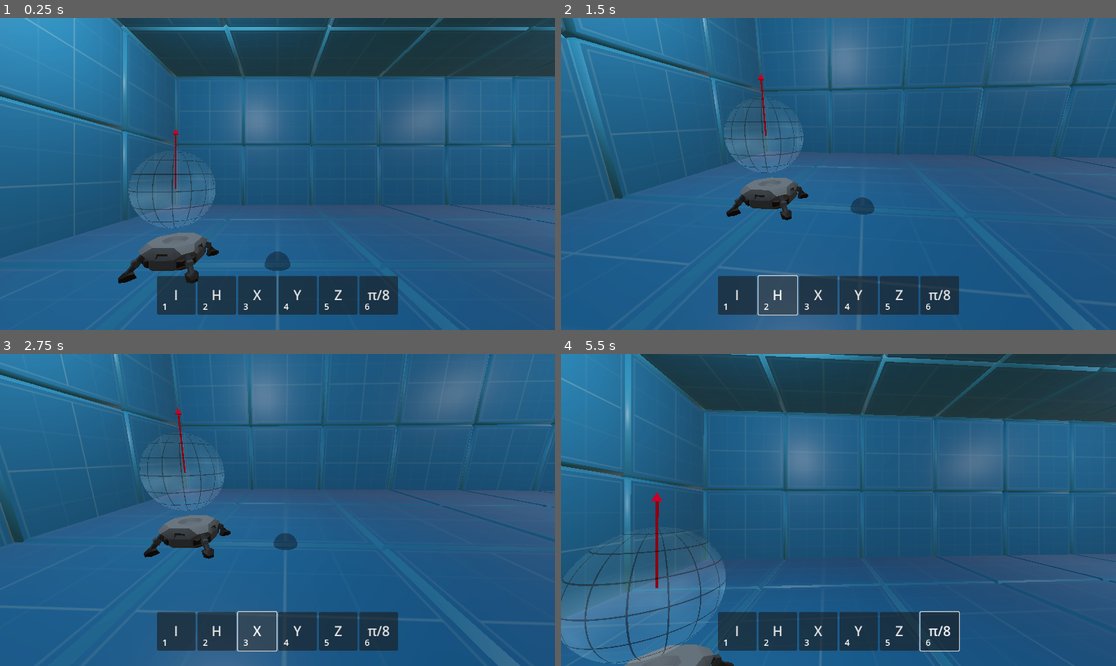
Above: before the commit, frames 1-4 (two rows, left to right).
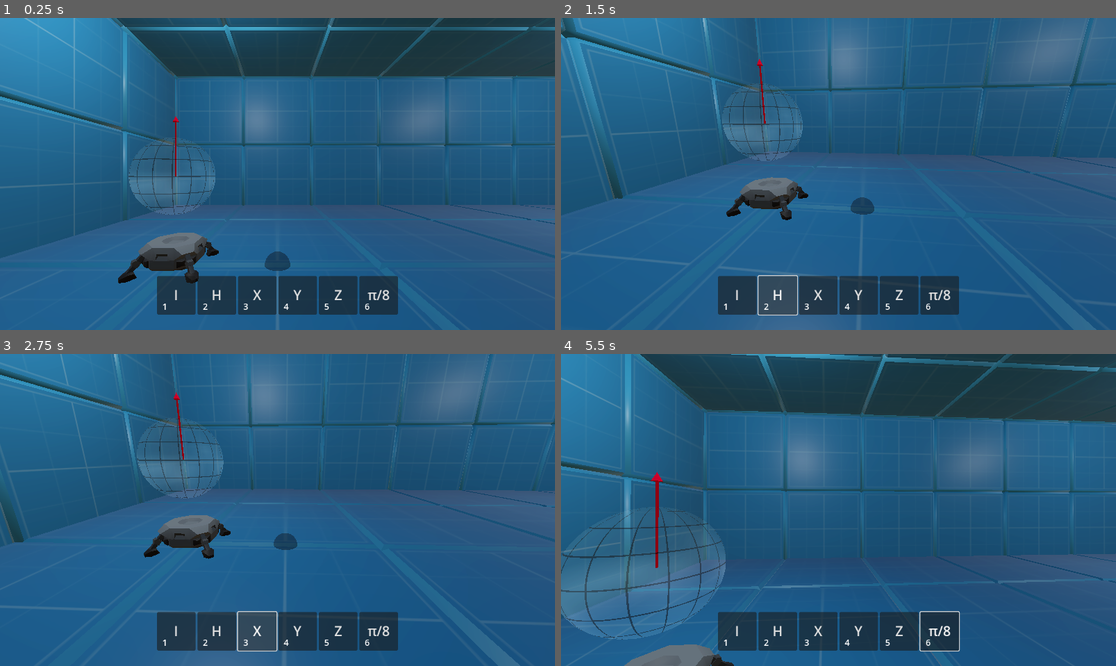
Above: after the commit, the same moments.

Repository: tdejong00/qugame
Game: Godot game, scene res://scenes/levels/main.tscn
Two runs of this game, one before a commit and one after it. Both use one fixed random seed, a clock stepped at 60 frames per second and the inputs below.
Inputs (mouse positions are in pixels of both pictures, inside the frame that each line leads up to):
- Up to frame 1 (0.25 s): no input
- Up to frame 2 (1.5 s): click "I" at 0.5 s; click "H" at 1.25 s
- Up to frame 3 (2.75 s): click "X" at 2 s
- Up to frame 4 (5.5 s): click "Y" at 2.75 s; click "Z" at 3.5 s; click "π/8" at 4.25 s; tap Enter at 5 s; move the mouse to (866, 510) at 5.02 s; hold W (move_up) from 5.03 s (still down); tap F (interact) at 5.1 s; tap Space (jump) at 5.27 s

The runs differ from the first frame. In frame 1, 0.9% of the frame differs, in the area x 23-39%, y 31-68%; in frame 2, 0.8%; in frame 3, 0.9%; in frame 4, 2.7%, in the area x 0-30%, y 37-100%.
Error after the commit: Parse Error: Identifier "is_gold" not declared in the current scope. (res://scenes/objects/qubit/qubit.gd:42)

Commit message:
Refactor quantum gate scenes
It was not really necessary to have a separate scene for every possible
gate. Now, an enum is used to identify the type of the gate.

Diff:
--- a/scenes/objects/circuit/quantum_gate_slot.tscn
+++ /dev/null
@@ -1,32 +0,0 @@
-[gd_scene load_steps=5 format=3 uid="uid://65xnlas5jt2i"]
-
-[ext_resource type="Script" path="res://scenes/objects/circuit/quantum_gate_slot.gd" id="1_fk7hm"]
-
-[sub_resource type="StandardMaterial3D" id="StandardMaterial3D_p72o7"]
-transparency = 1
-albedo_color = Color(0.1, 0.1, 0.1, 0.4)
-
-[sub_resource type="SphereMesh" id="SphereMesh_umt0p"]
-material = SubResource("StandardMaterial3D_p72o7")
-radius = 0.25
-height = 0.25
-is_hemisphere = true
-
-[sub_resource type="SphereShape3D" id="SphereShape3D_elb6m"]
-radius = 0.25
-
-[node name="QuantumGateSlot" type="Node3D" groups=["circuit"]]
-script = ExtResource("1_fk7hm")
-
-[node name="Base" type="Node3D" parent="."]
-
-[node name="StaticBody3D" type="StaticBody3D" parent="Base"]
-collision_layer = 2
-collision_mask = 0
-
-[node name="MeshInstance3D" type="MeshInstance3D" parent="Base/StaticBody3D"]
-mesh = SubResource("SphereMesh_umt0p")
-skeleton = NodePath("../..")
-
-[node name="CollisionShape3D" type="CollisionShape3D" parent="Base/StaticBody3D"]
-shape = SubResource("SphereShape3D_elb6m")
--- a/scenes/objects/gates/hadamard_gate/hadamard_gate.gd
+++ /dev/null
@@ -1,12 +0,0 @@
-## Represents an hadamard quantum gate.
-class_name HadamardGate extends QuantumGate
-
-## Resource path for creating instances of the scene.
-const SCENE: PackedScene = preload("res://scenes/objects/gates/hadamard_gate/hadamard_gate.tscn")
-
-func _init() -> void:
-    var sqrt_2_inv = 1.0 / sqrt(2.0)
-    _matrix = [
-        Vector2(sqrt_2_inv, 0.0), Vector2(sqrt_2_inv, 0.0),
-        Vector2(sqrt_2_inv, 0.0), Vector2(-sqrt_2_inv, 0.0)
-    ]
--- a/scenes/objects/gates/hadamard_gate/hadamard_gate.tscn
+++ /dev/null
@@ -1,25 +0,0 @@
-[gd_scene load_steps=6 format=3 uid="uid://dnn7gxjnik7iw"]
-
-[ext_resource type="Script" path="res://scenes/objects/gates/hadamard_gate/hadamard_gate.gd" id="1_2r02u"]
-[ext_resource type="PackedScene" uid="uid://bealr5knvwopx" path="res://addons/kaykit_space_base_bits/Assets/gltf/roofmodule_base.gltf" id="2_fxecc"]
-[ext_resource type="Material" uid="uid://b1yn56oqf1vd1" path="res://assets/materials/grey.tres" id="3_poxhu"]
-
-[sub_resource type="ShaderMaterial" id="ShaderMaterial_cv1ar"]
-
-[sub_resource type="TextMesh" id="TextMesh_fefgh"]
-material = ExtResource("3_poxhu")
-text = "H"
-font_size = 96
-depth = 0.1
-
-[node name="HadamardGate" type="Node3D"]
-script = ExtResource("1_2r02u")
-
-[node name="Base" parent="." instance=ExtResource("2_fxecc")]
-transform = Transform3D(1, 0, 0, 0, 1, 0, 0, 0, 1, 0, 0.1, 0)
-
-[node name="TextMeshInstance" type="MeshInstance3D" parent="Base"]
-transform = Transform3D(1, 0, 0, 0, -4.37114e-08, 1, 0, -1, -4.37114e-08, 0, 0.15, 0)
-material_overlay = SubResource("ShaderMaterial_cv1ar")
-mesh = SubResource("TextMesh_fefgh")
-skeleton = NodePath("")
--- a/scenes/objects/gates/identity_gate/identity_gate.gd
+++ /dev/null
@@ -1,12 +0,0 @@
-## Represents an identity quantum gate.
-class_name IdentityGate extends QuantumGate
-
-## Resource path for creating instances of the scene.
-const SCENE: PackedScene = preload("res://scenes/objects/gates/identity_gate/identity_gate.tscn")
-
-
-func _init() -> void:
-    _matrix = [
-        Vector2(1.0, 0.0), Vector2(0.0, 0.0),
-        Vector2(0.0, 0.0), Vector2(1.0, 0.0)
-    ]
--- a/scenes/objects/gates/identity_gate/identity_gate.tscn
+++ /dev/null
@@ -1,22 +0,0 @@
-[gd_scene load_steps=5 format=3 uid="uid://c22a2s455orx7"]
-
-[ext_resource type="Script" path="res://scenes/objects/gates/identity_gate/identity_gate.gd" id="1_75w2r"]
-[ext_resource type="PackedScene" uid="uid://bealr5knvwopx" path="res://addons/kaykit_space_base_bits/Assets/gltf/roofmodule_base.gltf" id="2_ia31d"]
-[ext_resource type="Material" uid="uid://b1yn56oqf1vd1" path="res://assets/materials/grey.tres" id="3_m06wf"]
-
-[sub_resource type="TextMesh" id="TextMesh_3op8q"]
-material = ExtResource("3_m06wf")
-text = "I"
-font_size = 96
-depth = 0.1
-
-[node name="IdentityGate" type="Node3D"]
-script = ExtResource("1_75w2r")
-
-[node name="Base" parent="." instance=ExtResource("2_ia31d")]
-transform = Transform3D(1, 0, 0, 0, 1, 0, 0, 0, 1, 0, 0.1, 0)
-
-[node name="TextMeshInstance" type="MeshInstance3D" parent="Base"]
-transform = Transform3D(1, 0, 0, 0, -4.37114e-08, 1, 0, -1, -4.37114e-08, 0, 0.15, 0)
-mesh = SubResource("TextMesh_3op8q")
-skeleton = NodePath("")
--- a/scenes/objects/gates/pauli_x_gate/pauli_x_gate.gd
+++ /dev/null
@@ -1,12 +0,0 @@
-## Represents a Pauli-X quantum gate.
-class_name PauliXGate extends QuantumGate
-
-## Resource path for creating instances of the scene.
-const SCENE: PackedScene = preload("res://scenes/objects/gates/pauli_x_gate/pauli_x_gate.tscn")
-
-
-func _init() -> void:
-	_matrix = [
-		Vector2(0.0, 0.0), Vector2(1.0, 0.0),
-		Vector2(1.0, 0.0), Vector2(0.0, 0.0)
-	]
--- a/scenes/objects/gates/pauli_x_gate/pauli_x_gate.tscn
+++ /dev/null
@@ -1,22 +0,0 @@
-[gd_scene load_steps=5 format=3 uid="uid://t5tk3vg1fiy"]
-
-[ext_resource type="Material" uid="uid://b1yn56oqf1vd1" path="res://assets/materials/grey.tres" id="3_kedau"]
-[ext_resource type="Script" path="res://scenes/objects/gates/pauli_x_gate/pauli_x_gate.gd" id="3_khlan"]
-[ext_resource type="PackedScene" uid="uid://bealr5knvwopx" path="res://addons/kaykit_space_base_bits/Assets/gltf/roofmodule_base.gltf" id="4_g4p5w"]
-
-[sub_resource type="TextMesh" id="TextMesh_t2vg5"]
-material = ExtResource("3_kedau")
-text = "X"
-font_size = 96
-depth = 0.1
-
-[node name="PauliXGate" type="Node3D"]
-script = ExtResource("3_khlan")
-
-[node name="Base" parent="." instance=ExtResource("4_g4p5w")]
-transform = Transform3D(1, 0, 0, 0, 1, 0, 0, 0, 1, 0, 0.1, 0)
-
-[node name="TextMeshInstance" type="MeshInstance3D" parent="Base"]
-transform = Transform3D(1, 0, 0, 0, -4.37114e-08, 1, 0, -1, -4.37114e-08, 0, 0.15, 0)
-mesh = SubResource("TextMesh_t2vg5")
-skeleton = NodePath("")
--- a/scenes/objects/gates/pauli_y_gate/pauli_y_gate.gd
+++ /dev/null
@@ -1,12 +0,0 @@
-## Represents a Pauli-Y quantum gate.
-class_name PauliYGate extends QuantumGate
-
-## Resource path for creating instances of the scene.
-const SCENE: PackedScene = preload("res://scenes/objects/gates/pauli_y_gate/pauli_y_gate.tscn")
-
-
-func _init() -> void:
-    _matrix = [
-        Vector2(0.0, 0.0), Vector2(0.0, -1.0),
-        Vector2(0.0, 1.0), Vector2(0.0, 0.0)
-    ]
--- a/scenes/objects/gates/pauli_y_gate/pauli_y_gate.tscn
+++ /dev/null
@@ -1,22 +0,0 @@
-[gd_scene load_steps=5 format=3 uid="uid://jwahwo270x0"]
-
-[ext_resource type="Script" path="res://scenes/objects/gates/pauli_y_gate/pauli_y_gate.gd" id="1_ja188"]
-[ext_resource type="PackedScene" uid="uid://bealr5knvwopx" path="res://addons/kaykit_space_base_bits/Assets/gltf/roofmodule_base.gltf" id="2_qtbkd"]
-[ext_resource type="Material" uid="uid://b1yn56oqf1vd1" path="res://assets/materials/grey.tres" id="3_olkms"]
-
-[sub_resource type="TextMesh" id="TextMesh_wklvg"]
-material = ExtResource("3_olkms")
-text = "Y"
-font_size = 96
-depth = 0.1
-
-[node name="PauliYGate" type="Node3D"]
-script = ExtResource("1_ja188")
-
-[node name="Base" parent="." instance=ExtResource("2_qtbkd")]
-transform = Transform3D(1, 0, 0, 0, 1, 0, 0, 0, 1, 0, 0.1, 0)
-
-[node name="TextMeshInstance" type="MeshInstance3D" parent="Base"]
-transform = Transform3D(1, 0, 0, 0, -4.37114e-08, 1, 0, -1, -4.37114e-08, 0, 0.15, 0)
-mesh = SubResource("TextMesh_wklvg")
-skeleton = NodePath("")
--- a/scenes/objects/gates/pauli_z_gate/pauli_z_gate.gd
+++ /dev/null
@@ -1,12 +0,0 @@
-## Represents a Pauli-Z quantum gate.
-class_name PauliZGate extends QuantumGate
-
-## Resource path for creating instances of the scene.
-const SCENE: PackedScene = preload("res://scenes/objects/gates/pauli_z_gate/pauli_z_gate.tscn")
-
-
-func _init() -> void:
-	_matrix = [
-		Vector2(1.0, 0.0), Vector2(0.0, 0.0),
-		Vector2(0.0, 0.0), Vector2(-1.0, 0.0)
-	]
--- a/scenes/objects/gates/pauli_z_gate/pauli_z_gate.tscn
+++ /dev/null
@@ -1,22 +0,0 @@
-[gd_scene load_steps=5 format=3 uid="uid://g8b0hd2vy2k0"]
-
-[ext_resource type="Script" path="res://scenes/objects/gates/pauli_z_gate/pauli_z_gate.gd" id="1_kx56a"]
-[ext_resource type="PackedScene" uid="uid://bealr5knvwopx" path="res://addons/kaykit_space_base_bits/Assets/gltf/roofmodule_base.gltf" id="2_8g7r5"]
-[ext_resource type="Material" uid="uid://b1yn56oqf1vd1" path="res://assets/materials/grey.tres" id="3_64hlp"]
-
-[sub_resource type="TextMesh" id="TextMesh_gslxb"]
-material = ExtResource("3_64hlp")
-text = "Z"
-font_size = 96
-depth = 0.1
-
-[node name="PauliYGate" type="Node3D"]
-script = ExtResource("1_kx56a")
-
-[node name="Base" parent="." instance=ExtResource("2_8g7r5")]
-transform = Transform3D(1, 0, 0, 0, 1, 0, 0, 0, 1, 0, 0.1, 0)
-
-[node name="TextMeshInstance" type="MeshInstance3D" parent="Base"]
-transform = Transform3D(1, 0, 0, 0, -4.37114e-08, 1, 0, -1, -4.37114e-08, 0, 0.15, 0)
-mesh = SubResource("TextMesh_gslxb")
-skeleton = NodePath("")
--- a/scenes/objects/gates/pi_8_gate/pi_8_gate.gd
+++ /dev/null
@@ -1,15 +0,0 @@
-## Represents a π/8 quantum gate.
-class_name Paulipi8Gate extends QuantumGate
-
-## Resource path for creating instances of the scene.
-const SCENE: PackedScene = preload("res://scenes/objects/gates/pi_8_gate/pi_8_gate.tscn")
-
-
-func _init() -> void:
-	## Here we use Euler's formula to decompose e^iπ/4 into real and imaginary parts, both
-	## of value 1 over square root of 2.
-	var sqrt_2_inv = 1.0 / sqrt(2.0)
-	_matrix = [
-		Vector2(1.0, 0.0), Vector2(0.0, 0.0),
-		Vector2(0.0, 0.0), Vector2(sqrt_2_inv, sqrt_2_inv)
-	]
--- a/scenes/objects/gates/pi_8_gate/pi_8_gate.tscn
+++ /dev/null
@@ -1,22 +0,0 @@
-[gd_scene load_steps=5 format=3 uid="uid://7fwe8i5kgvl3"]
-
-[ext_resource type="Script" path="res://scenes/objects/gates/pi_8_gate/pi_8_gate.gd" id="1_pqybs"]
-[ext_resource type="PackedScene" uid="uid://bealr5knvwopx" path="res://addons/kaykit_space_base_bits/Assets/gltf/roofmodule_base.gltf" id="2_6xint"]
-[ext_resource type="Material" uid="uid://b1yn56oqf1vd1" path="res://assets/materials/grey.tres" id="3_mtl51"]
-
-[sub_resource type="TextMesh" id="TextMesh_ltvg0"]
-material = ExtResource("3_mtl51")
-text = "T"
-font_size = 96
-depth = 0.1
-
-[node name="PauliYGate" type="Node3D"]
-script = ExtResource("1_pqybs")
-
-[node name="Base" parent="." instance=ExtResource("2_6xint")]
-transform = Transform3D(1, 0, 0, 0, 1, 0, 0, 0, 1, 0, 0.1, 0)
-
-[node name="TextMeshInstance" type="MeshInstance3D" parent="Base"]
-transform = Transform3D(1, 0, 0, 0, -4.37114e-08, 1, 0, -1, -4.37114e-08, 0, 0.15, 0)
-mesh = SubResource("TextMesh_ltvg0")
-skeleton = NodePath("")
--- a/scenes/objects/gates/quantum_gate.gd
+++ /dev/null
@@ -1,22 +0,0 @@
-## Represents a quantum gate that can apply transformations to a qubit using a defined matrix.
-class_name QuantumGate extends Node3D
-
-## A 2x2 matrix representing the quantum gate's transformation.
-var _matrix: PackedVector2Array
-
-
-## Applies the quantum gate to the input qubit and propagates the result to the output qubit.
-func propagate(qubit_in: Qubit, qubit_out) -> void:
-    qubit_out.alpha = Vector2(
-        # Real part of new α
-        _matrix[0].x * qubit_in.alpha.x - _matrix[0].y * qubit_in.alpha.y + _matrix[1].x * qubit_in.beta.x - _matrix[1].y * qubit_in.beta.y,
-        # Imaginary part of new α
-        _matrix[0].x * qubit_in.alpha.y + _matrix[0].y * qubit_in.alpha.x + _matrix[1].x * qubit_in.beta.y + _matrix[1].y * qubit_in.beta.x
-    )
-    qubit_out.beta = Vector2(
-        # Real part of new β
-        _matrix[2].x * qubit_in.alpha.x - _matrix[2].y * qubit_in.alpha.y + _matrix[3].x * qubit_in.beta.x - _matrix[3].y * qubit_in.beta.y,
-        # Imaginary part of new β
-        _matrix[2].x * qubit_in.alpha.y + _matrix[2].y * qubit_in.alpha.x + _matrix[3].x * qubit_in.beta.y + _matrix[3].y * qubit_in.beta.x
-    )
-    qubit_out.propagate()
--- /dev/null
+++ b/scenes/objects/quantum_gate/quantum_gate.gd
@@ -0,0 +1,88 @@
+## Represents a quantum gate that can apply transformations to a qubit using a defined matrix.
+class_name QuantumGate extends Node3D
+
+## The possible quantum gate types.
+enum QuantumGateType {
+    IDENTITY,
+    HADAMARD,
+    PAULI_X,
+    PAULI_Y,
+    PAULI_Z,
+    PI_OVER_8,
+}
+
+## Resource path for creating instances of the scene.
+const SCENE: PackedScene = preload("res://scenes/objects/quantum_gate/quantum_gate.tscn")
+
+## The type of this quantum gate.
+@export var gate_type: QuantumGateType
+
+## The mesh instance holding a TextMesh.
+@onready var mesh_instance: MeshInstance3D = $Base/TextMeshInstance
+
+## A 2x2 matrix representing the quantum gate's transformation.
+var _matrix: PackedVector2Array
+
+
+## Initialize text mesh and matrix
+func _ready() -> void:
+    var text_mesh: TextMesh = mesh_instance.mesh
+
+    match gate_type:
+        QuantumGateType.IDENTITY:
+            text_mesh.text = "I"
+            _matrix = [
+                Vector2(1.0, 0.0), Vector2(0.0, 0.0),
+                Vector2(0.0, 0.0), Vector2(1.0, 0.0)
+            ]
+        QuantumGateType.HADAMARD:
+            text_mesh.text = "H"
+            var sqrt_2_inv = 1.0 / sqrt(2.0)
+            _matrix = [
+                Vector2(sqrt_2_inv, 0.0), Vector2(sqrt_2_inv, 0.0),
+                Vector2(sqrt_2_inv, 0.0), Vector2(-sqrt_2_inv, 0.0)
+            ]
+        QuantumGateType.PAULI_X:
+            text_mesh.text = "X"
+            _matrix = [
+                Vector2(0.0, 0.0), Vector2(1.0, 0.0),
+                Vector2(1.0, 0.0), Vector2(0.0, 0.0)
+            ]
+        QuantumGateType.PAULI_Y:
+            text_mesh.text = "Y"
+            _matrix = [
+                Vector2(0.0, 0.0), Vector2(0.0, -1.0),
+                Vector2(0.0, 1.0), Vector2(0.0, 0.0)
+            ]
+        QuantumGateType.PAULI_Z:
+            text_mesh.text = "Z"
+            _matrix = [
+                Vector2(1.0, 0.0), Vector2(0.0, 0.0),
+                Vector2(0.0, 0.0), Vector2(-1.0, 0.0)
+            ]
+        QuantumGateType.PI_OVER_8:
+            text_mesh.text = "T"
+            ## Here we use Euler's formula to decompose e^iπ/4 into real
+            ## and imaginary parts, both of value 1 over square root of 2.
+            var sqrt_2_inv = 1.0 / sqrt(2.0)
+            _matrix = [
+                Vector2(1.0, 0.0), Vector2(0.0, 0.0),
+                Vector2(0.0, 0.0), Vector2(sqrt_2_inv, sqrt_2_inv)
+            ]
+
+
+## Applies the quantum gate to the input qubit and propagates the result to the output qubit.
+func propagate(qubit_in: Qubit, qubit_out) -> void:
+    qubit_out.alpha = Vector2(
+        # Real part of new α
+        _matrix[0].x * qubit_in.alpha.x - _matrix[0].y * qubit_in.alpha.y + _matrix[1].x * qubit_in.beta.x - _matrix[1].y * qubit_in.beta.y,
+        # Imaginary part of new α
+        _matrix[0].x * qubit_in.alpha.y + _matrix[0].y * qubit_in.alpha.x + _matrix[1].x * qubit_in.beta.y + _matrix[1].y * qubit_in.beta.x
+    )
+    qubit_out.beta = Vector2(
+        # Real part of new β
+        _matrix[2].x * qubit_in.alpha.x - _matrix[2].y * qubit_in.alpha.y + _matrix[3].x * qubit_in.beta.x - _matrix[3].y * qubit_in.beta.y,
+        # Imaginary part of new β
+        _matrix[2].x * qubit_in.alpha.y + _matrix[2].y * qubit_in.alpha.x + _matrix[3].x * qubit_in.beta.y + _matrix[3].y * qubit_in.beta.x
+    )
+    qubit_out.propagate()
--- /dev/null
+++ b/scenes/objects/quantum_gate/quantum_gate.tscn
@@ -0,0 +1,24 @@
+[gd_scene load_steps=6 format=3 uid="uid://bib67jbusi5e"]
+
+[ext_resource type="Script" path="res://scenes/objects/quantum_gate/quantum_gate.gd" id="1_4dr3p"]
+[ext_resource type="PackedScene" uid="uid://bealr5knvwopx" path="res://addons/kaykit_space_base_bits/Assets/gltf/roofmodule_base.gltf" id="2_xoba1"]
+[ext_resource type="Material" uid="uid://b1yn56oqf1vd1" path="res://assets/materials/grey.tres" id="3_hjpw3"]
+
+[sub_resource type="ShaderMaterial" id="ShaderMaterial_cv1ar"]
+
+[sub_resource type="TextMesh" id="TextMesh_fefgh"]
+material = ExtResource("3_hjpw3")
+font_size = 96
+depth = 0.1
+
+[node name="QuantumGate" type="Node3D"]
+script = ExtResource("1_4dr3p")
+
+[node name="Base" parent="." instance=ExtResource("2_xoba1")]
+transform = Transform3D(1, 0, 0, 0, 1, 0, 0, 0, 1, 0, 0.1, 0)
+
+[node name="TextMeshInstance" type="MeshInstance3D" parent="Base"]
+transform = Transform3D(1, 0, 0, 0, -4.37114e-08, 1, 0, -1, -4.37114e-08, 0, 0.15, 0)
+material_overlay = SubResource("ShaderMaterial_cv1ar")
+mesh = SubResource("TextMesh_fefgh")
+skeleton = NodePath("")
--- a/scenes/objects/circuit/quantum_gate_slot.gd
+++ b/scenes/objects/quantum_gate_slot/quantum_gate_slot.gd
@@ -1,8 +1,8 @@
 ## Represents a slot within the quantum circuit, containing a quantum gate.
-class_name QuantumCircuitSlot extends Interactable
+class_name QuantumGateSlot extends Interactable
 
 ## Resource path for creating instances of the scene.
-const SCENE: PackedScene = preload("res://scenes/objects/circuit/quantum_gate_slot.tscn")
+const SCENE: PackedScene = preload("res://scenes/objects/quantum_gate_slot/quantum_gate_slot.tscn")
 
 ## The input qubit for this circuit slot.
 @export var qubit_in: Qubit
@@ -11,9 +11,9 @@
 ## The output qubit of this circuit slot.
 @export var qubit_out: Qubit
 ## The next slot of the circuit.
-@export var next_slot: QuantumCircuitSlot
+@export var next_slot: QuantumGateSlot
 
-@onready var base = $Base
+@onready var mesh_instance = $MeshInstance3D
 
 
 ## Instantiates a Qubit at the specified position.
@@ -27,8 +27,8 @@
 
 
 ## Instantiates a QuantumCircuitSlot at the specified position.
-static func create_slot(position: Vector3, qubit: Qubit) -> QuantumCircuitSlot:
-    var slot = QuantumCircuitSlot.SCENE.instantiate()
+static func create_slot(position: Vector3, qubit: Qubit) -> QuantumGateSlot:
+    var slot = QuantumGateSlot.SCENE.instantiate()
     slot.position = position + (2 * Vector3.RIGHT)
     slot.active = true
     slot.qubit_in = qubit
@@ -43,17 +43,18 @@
 
 
 ## Sets the quantum gate of this slot.
-func set_gate(gate_scene: PackedScene) -> void:
+func set_gate(gate_type: QuantumGate.QuantumGateType) -> void:
     # Create the quantum gate
     if quantum_gate != null:
         remove_child(quantum_gate)
-    quantum_gate = gate_scene.instantiate()
+    quantum_gate = QuantumGate.SCENE.instantiate()
+    quantum_gate.gate_type = gate_type
     add_child(quantum_gate)
-    base.visible = false
+    mesh_instance.visible = false
 
     # Create output qubit for gate
     if qubit_out == null:
-        qubit_out = create_qubit(base.position, false)
+        qubit_out = create_qubit(mesh_instance.position, false)
         add_child(qubit_out)
 
     # Add new empty slot
@@ -80,7 +81,7 @@
     quantum_gate = null
     qubit_out = null
     next_slot = null
-    base.visible = true
+    mesh_instance.visible = true
 
 
 ## Propagates the input qubit through the circuit.
@@ -91,18 +92,9 @@
 
 ## Handles interaction by clearing or changing the quantum gate of this slot.
 func interact(key: String) -> void:
-    match key:
-        "F":
-            clear()
-        "1":
-            set_gate(IdentityGate.SCENE)
-        "2":
-            set_gate(HadamardGate.SCENE)
-        "3":
-            set_gate(PauliXGate.SCENE)
-        "4":
-            set_gate(PauliYGate.SCENE)
-        "5":
-            set_gate(PauliZGate.SCENE)
-        "6":
-            set_gate(Paulipi8Gate.SCENE)
+    if key == "F":
+        clear()
+    elif key.is_valid_int():
+        # Implicitly convert number input to gate type enum
+        var gate_type: QuantumGate.QuantumGateType = key.to_int() - 1
+        set_gate(gate_type)
--- /dev/null
+++ b/scenes/objects/quantum_gate_slot/quantum_gate_slot.tscn
@@ -0,0 +1,20 @@
+[gd_scene load_steps=4 format=3 uid="uid://65xnlas5jt2i"]
+
+[ext_resource type="Script" path="res://scenes/objects/quantum_gate_slot/quantum_gate_slot.gd" id="1_fk7hm"]
+
+[sub_resource type="StandardMaterial3D" id="StandardMaterial3D_p72o7"]
+transparency = 1
+albedo_color = Color(0.1, 0.1, 0.1, 0.4)
+
+[sub_resource type="SphereMesh" id="SphereMesh_umt0p"]
+material = SubResource("StandardMaterial3D_p72o7")
+radius = 0.25
+height = 0.25
+is_hemisphere = true
+
+[node name="QuantumGateSlot" type="Node3D" groups=["circuit"]]
+script = ExtResource("1_fk7hm")
+
+[node name="MeshInstance3D" type="MeshInstance3D" parent="."]
+mesh = SubResource("SphereMesh_umt0p")
+skeleton = NodePath("")
--- a/scenes/objects/qubit/qubit.gd
+++ b/scenes/objects/qubit/qubit.gd
@@ -19,12 +19,12 @@
 ## Whether the bloch shpere is shown by default.
 @export var show_bloch_sphere: bool = true
 ## The quantum circuit slot which this qubit is an input for.
-@export var slot: QuantumCircuitSlot
+@export var slot: QuantumGateSlot
 
 ## The amplitude for the |0⟩ state.
-var alpha: Vector2 = Vector2.RIGHT
+@export var alpha: Vector2 = Vector2.RIGHT
 ## The amplitude for the |1⟩ state.
-var beta: Vector2 = Vector2.ZERO
+@export var beta: Vector2 = Vector2.ZERO
 ## The polar angle that determines the qubit's position on the Bloch sphere.
 var _theta: float = 0.0
 ## The azimuthal angle that represents the relative phase between α and β.
@@ -39,6 +39,9 @@
 func _ready() -> void:
     interaction_text = "Press [F] to toggle"
     bloch_sphere.visible = show_bloch_sphere
+    if is_gold:
+        bloch_sphere_arrow_head.material_override = GOLD_MATERIAL
+        bloch_sphere_arrow_body.material_override = GOLD_MATERIAL
     propagate()
 
 
@@ -55,14 +58,22 @@
     return "|Ψ⟩ = " + str(alpha) + "|0⟩ " + str(beta) + "|1⟩"
 
 
+## Returns whether this qubit matches the other qubit.
+func equals(other: Qubit) -> bool:
+    if other == null:
+        return false
+    print(self, "?=", other)
+    return alpha.is_equal_approx(other.alpha) and beta.is_equal_approx(other.beta)
+
+
 ## Determines whether the qubit represents |0⟩.
 func is_zero() -> bool:
-    return alpha == Vector2.RIGHT && beta == Vector2.ZERO
+    return alpha.is_equal_approx(Vector2.RIGHT) and beta.is_zero_approx()
 
 
 ## Determines whether the qubit represents |1⟩.
 func is_one() -> bool:
-    return alpha == Vector2.ZERO && beta == Vector2.RIGHT
+    return alpha.is_zero_approx() and beta.is_equal_approx(Vector2.RIGHT)
 
 
 ## Updates the polar angle and relative phase of the qubit
--- a/scenes/objects/qubit/qubit.tscn
+++ b/scenes/objects/qubit/qubit.tscn
@@ -56,7 +56,7 @@
 script = ExtResource("1_l4ays")
 
 [node name="BlochSphere" type="Node3D" parent="."]
-transform = Transform3D(1.5, 0, 0, 0, 1.5, 0, 0, 0, 1.5, 0, 1.5, 0)
+transform = Transform3D(1.5, 0, 0, 0, 1.5, 0, 0, 0, 1.5, 0, 1.75, 0)
 
 [node name="InvertedSphere" type="MeshInstance3D" parent="BlochSphere"]
 mesh = SubResource("SphereMesh_arq8k")
